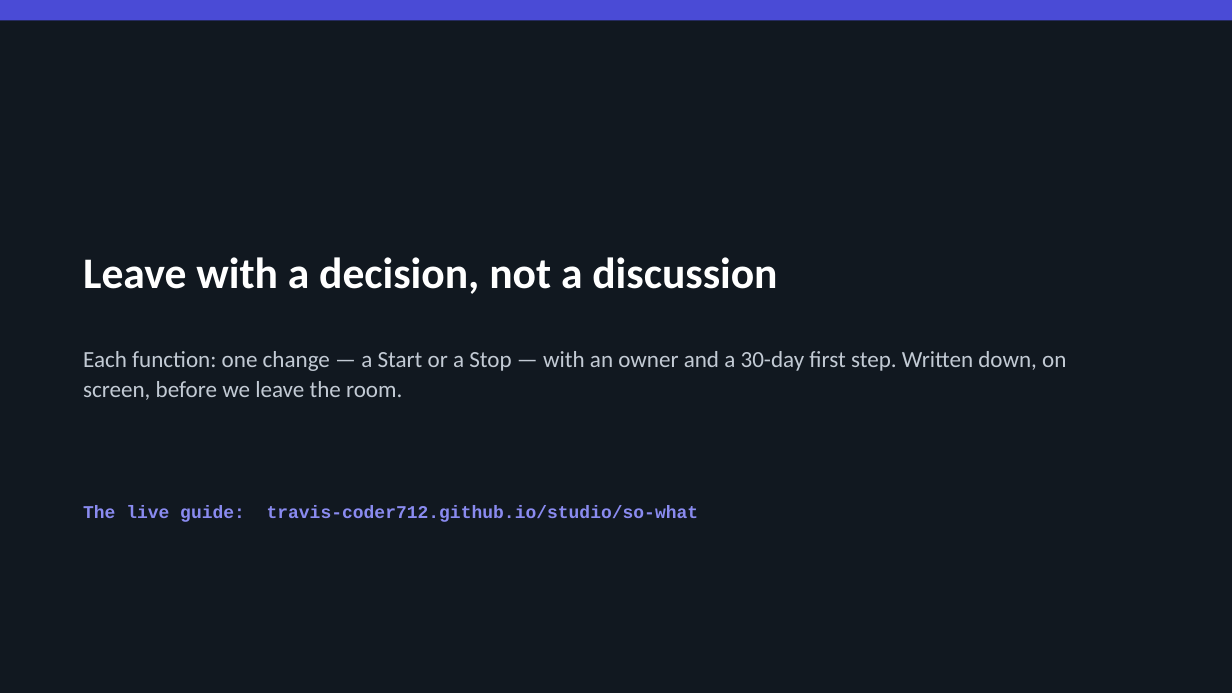
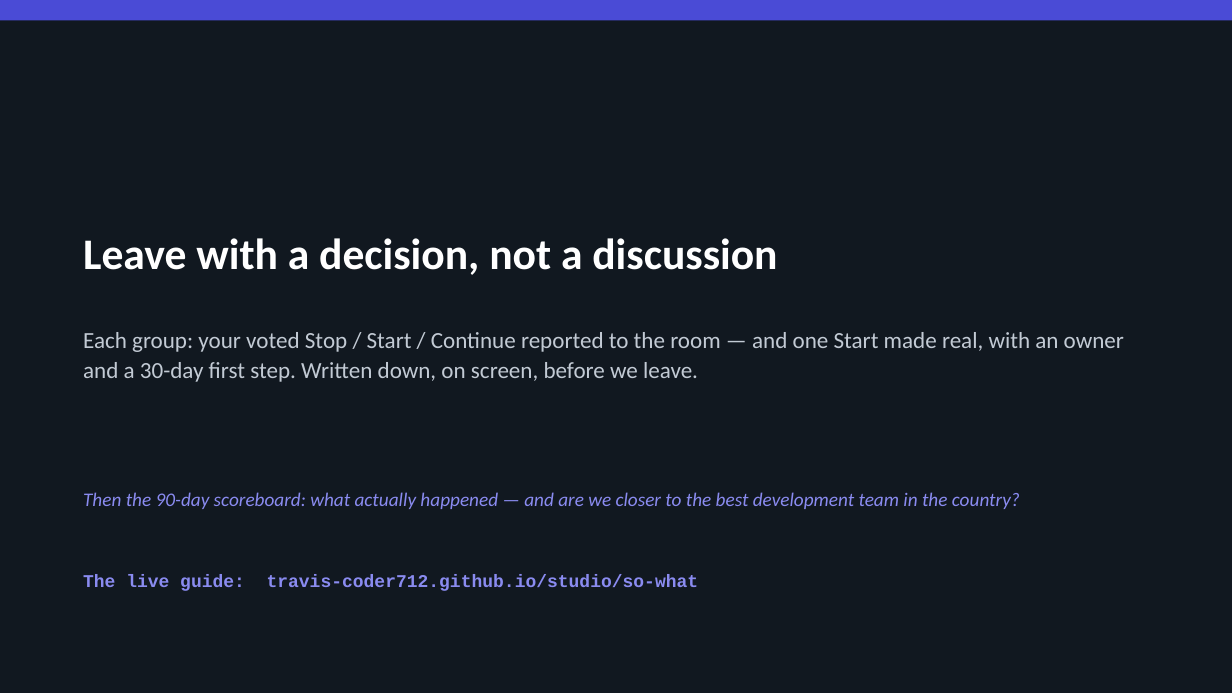
Before and after one commit to Travis-coder712/studio, a slide deck: slide 19 of so-what/So-What-Team-Day-2.pptx (slide 18 before the commit). Drawn at 1232x693 pixels with LibreOffice and Linux fonts; fonts in the diff are those of the drawing. Boxes give left, top, right and bottom in pixels: in the first picture for what was removed or moved away, otherwise in the second. Text is boxed around its words. In the diff, an @@ line names an element or a change of style, - is before the commit and + after.

```diff
--- a/so-what/So-What-Team-Day-2.pptx
+++ b/so-what/So-What-Team-Day-2.pptx
@@ text "Leave with a decision, not ...": place and size @@
-text "Leave with a decision, not ..." at [83,257,777,294]
+text "Leave with a decision, not ..." at [83,238,777,275]
@@ text at [83,332,1124,382]: text changed @@
-Each function: one change — a Start or a Stop — with an owner and a 30-day first step. Written down, on screen, before we leave the room.
+Each group: your voted Stop / Start / Continue reported to the room — and one Start made real, with an owner and a 30-day first step. Written down, on screen, before we leave.
@@ text added at [83,492,1020,509], 15 pt, text #8A8BF0, italic @@
+Then the 90-day scoreboard: what actually happened — and are we closer to the best development team in the country?
@@ text "The live guide: travis-coder712.github.io/studio/so-what": place and size @@
-text "The live guide: travis-coder712.github.io/studio/so-what" at [83,506,699,522]
+text "The live guide: travis-coder712.github.io/studio/so-what" at [83,575,699,591]
```
Also in this commit, not shown: 10 other slides changed, 5 slides added, 4 slides removed, 1 other file.
